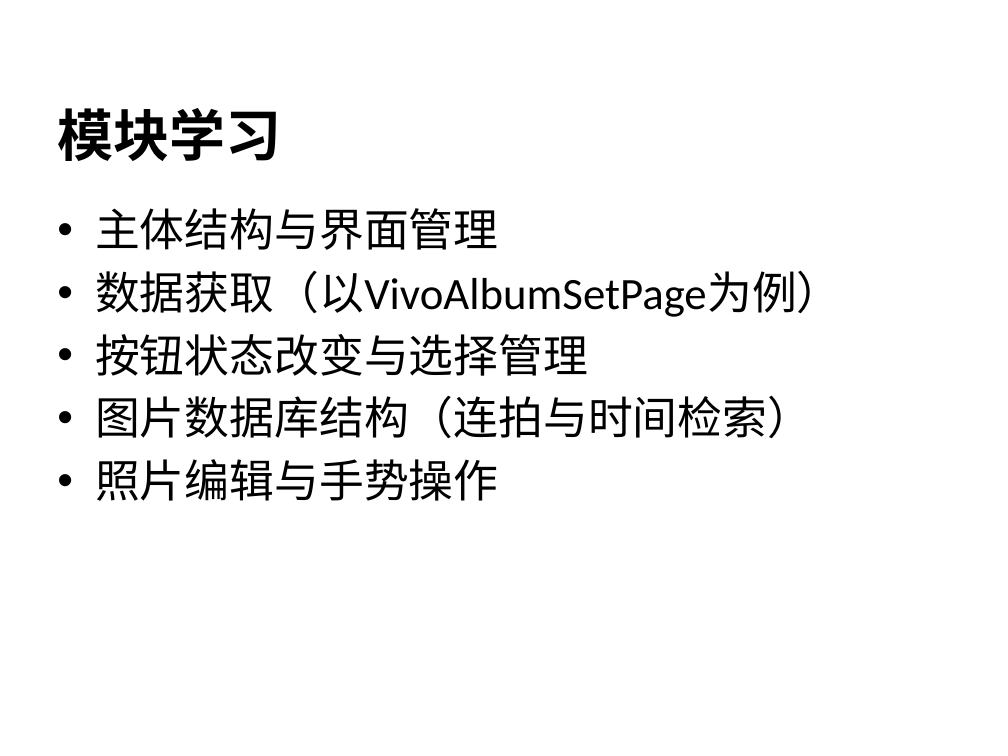
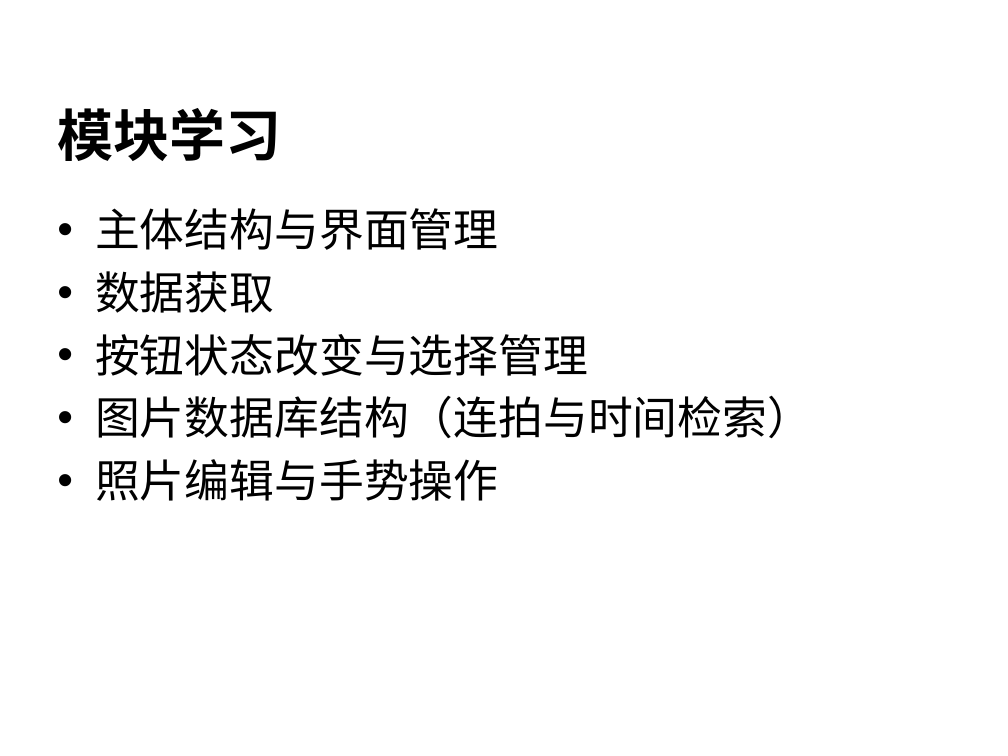
Before and after one commit to littlePunk/-, a slide deck: slide 3 of 11月25号答辩准备.pptx. Drawn at 1008x756 pixels with LibreOffice and Linux fonts; fonts in the diff are those of the drawing; background and template pictures are left out. Boxes give left, top, right and bottom in pixels: in the first picture for what was removed or moved away, otherwise in the second. Text is boxed around its words. In the diff, an @@ line names an element or a change of style, - is before the commit and + after.

```diff
--- a/11月25号答辩准备.pptx
+++ b/11月25号答辩准备.pptx
@@ text at <box>95,271,274,313</box>: text changed @@
-• 数据获取（以VivoAlbumSetPage为例）
+• 数据获取
```
Also in this commit, not shown: 6 other slides changed, 5 slides added, 4 other files.
